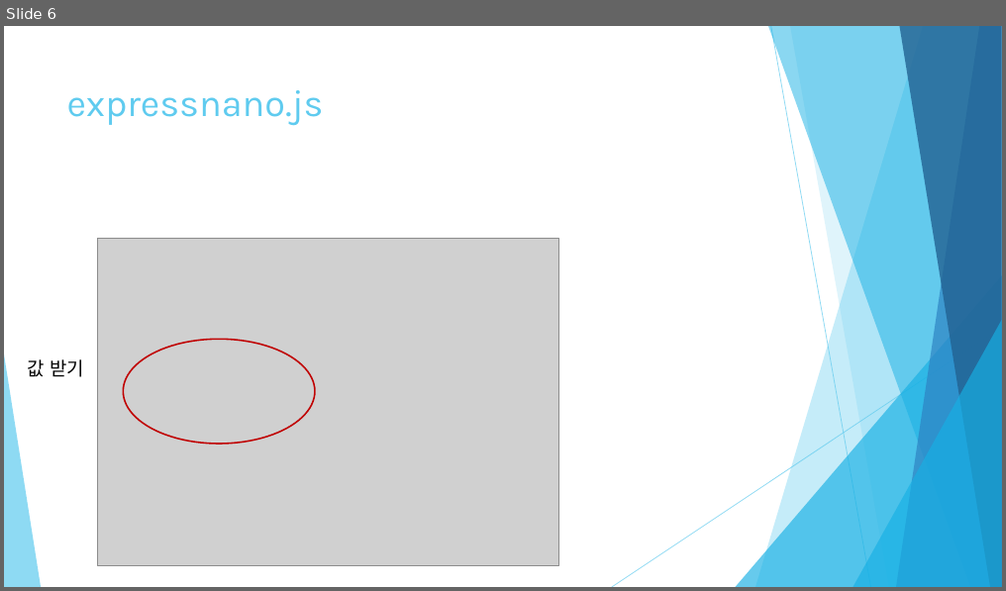
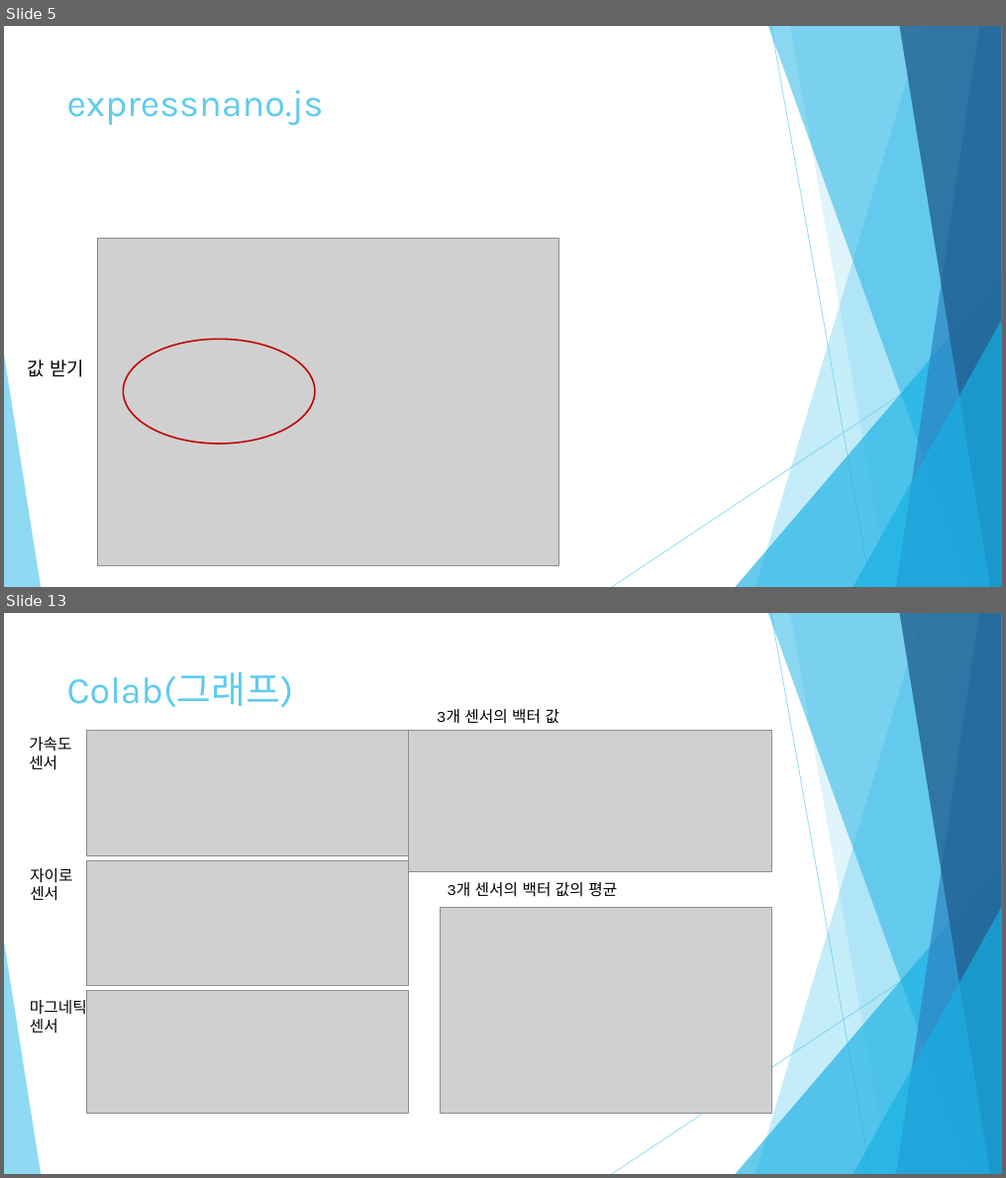
Before and after one commit to HINEET/AA17, a slide deck: AA17-rpt14/아두이노 응용 기말 프로젝트.pptx. Shown one above the other, each under a label of ours: slide 6 before the commit, slides 5 and 13 after it; the slides between them are not shown. The pictures are 1006x591 and 1006x1178 pixels, drawn with LibreOffice and Linux fonts; fonts in the diff are those of the drawing; grey boxes stand for pictures. Boxes give left, top, right and bottom in pixels: in the first picture for what was removed or moved away, otherwise in the second. Text is boxed around its words. In the diff, an @@ line names an element or a change of style, - is before the commit and + after.

```diff
--- a/AA17-rpt14/아두이노 응용 기말 프로젝트.pptx
+++ b/AA17-rpt14/아두이노 응용 기말 프로젝트.pptx
@@ slide 13 added at <box>4,613,1002,1174</box>, background #FFFFFF; not listed: 10 template elements that a slide beside it also shows @@
@@ title added at <box>67,672,294,707</box>, 36 pt, text #5FCBEF @@
+Colab(그래프)
@@ picture added at <box>87,730,408,857</box> @@
@@ picture added at <box>408,730,772,872</box> @@
@@ text added at <box>437,709,559,724</box>, 15 pt, text #000000 @@
+3개 센서의 백터 값
@@ text added at <box>29,737,71,770</box>, 15 pt, text #000000 @@
+가속도
+센서
@@ text added at <box>30,868,72,901</box>, 15 pt, text #000000 @@
+자이로
+센서
@@ picture added at <box>87,861,408,986</box> @@
@@ picture added at <box>440,907,772,1113</box> @@
@@ text added at <box>448,882,617,897</box>, 15 pt, text #000000 @@
+3개 센서의 백터 값의 평균
@@ text added at <box>30,997,87,1034</box>, 15 pt, text #000000 @@
+마그네틱
+센서
@@ picture added at <box>87,990,408,1113</box> @@
@@ what was slide 6 is now slide 5 @@
```
Also in this commit, not shown: 1 slide changed, 7 other slides added, 1 slide removed, 5 other files.
